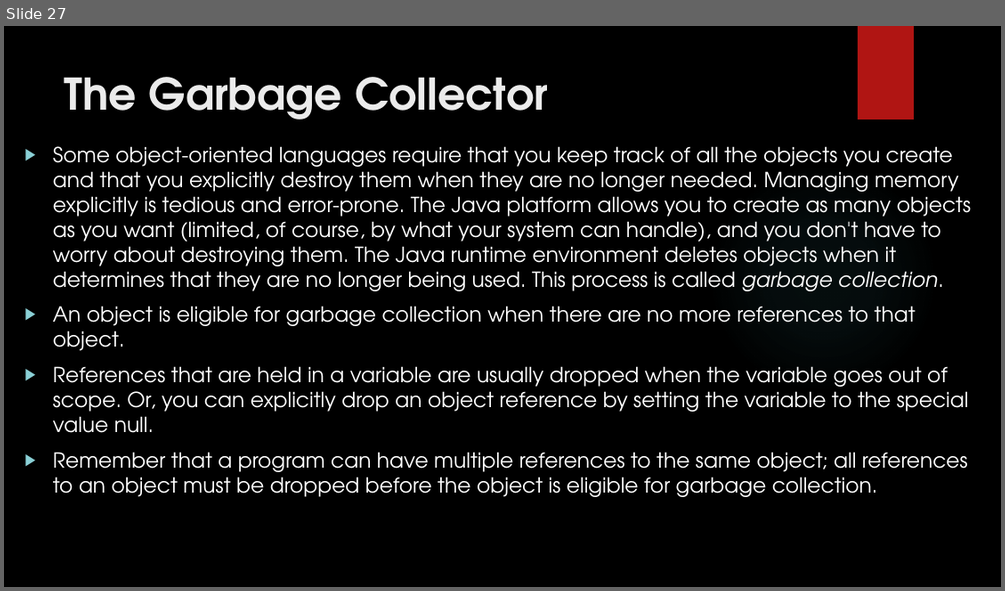
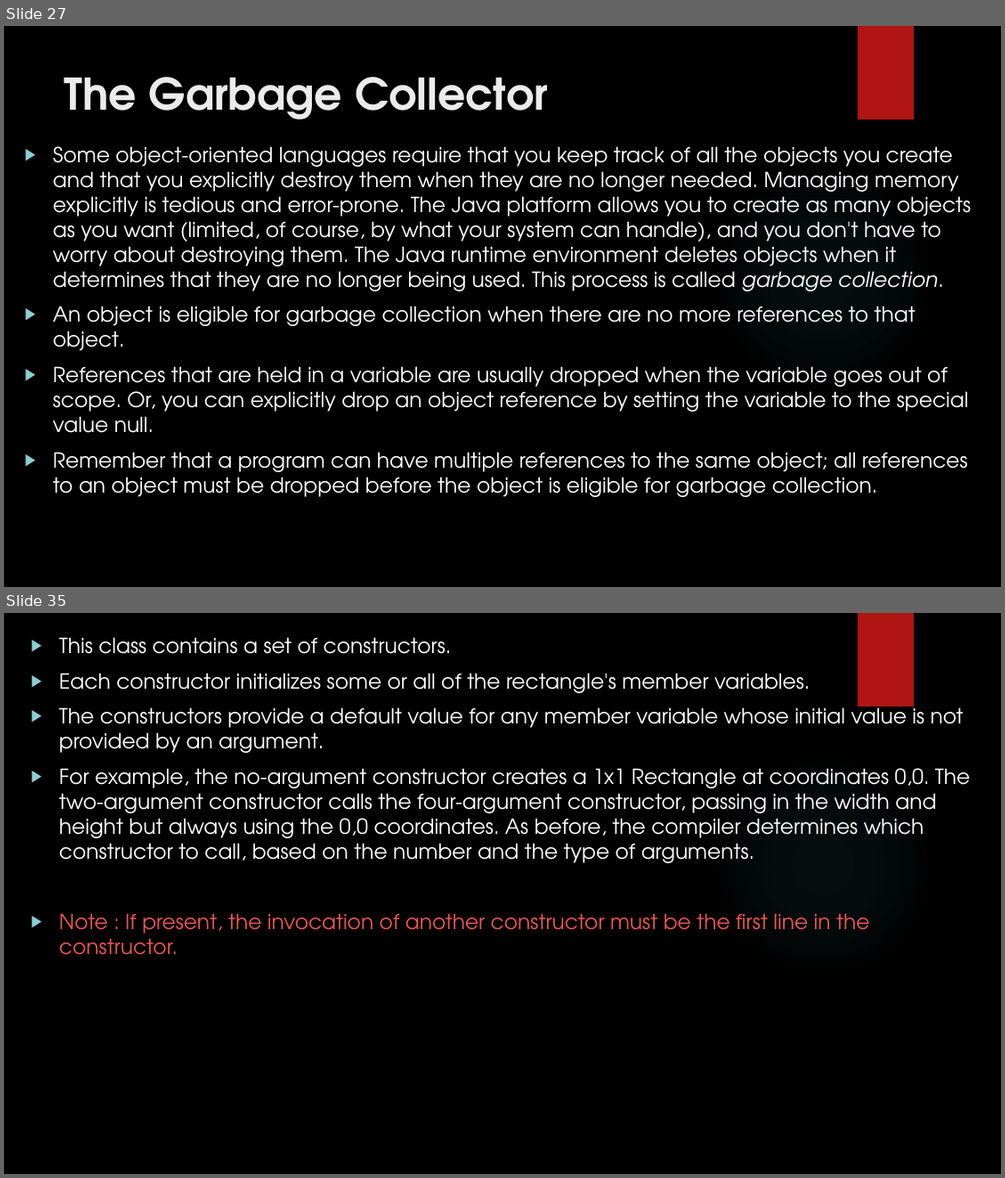
Before and after one commit to sekhar12333/Java_ppts, a slide deck: 04_10_2018/Classes.pptx. Shown one above the other, each under a label of ours: slide 27 before the commit, slides 27 and 35 after it; the slides between them are not shown. The pictures are 1005x591 and 1005x1178 pixels, drawn with LibreOffice and Linux fonts; fonts in the diff are those of the drawing; background and template pictures are left out. Boxes give left, top, right and bottom in pixels: in the first picture for what was removed or moved away, otherwise in the second. Text is boxed around its words. In the diff, an @@ line names an element or a change of style, - is before the commit and + after.

```diff
--- a/04_10_2018/Classes.pptx
+++ b/04_10_2018/Classes.pptx
@@ slide 35 added at [4, 613, 1001, 1174], background picture (left out); not listed: 2 template elements that a slide beside it also shows @@
@@ text added at [59, 637, 970, 955], 20 pt, text #FFFFFF @@
+▶ This class contains a set of constructors.
+▶ Each constructor initializes some or all of the rectangle's member variables.
+▶ The constructors provide a default value for any member variable whose initial value is not provided by an argument.
+▶ For example, the no-argument constructor creates a 1x1 Rectangle at coordinates 0,0. The two-argument constructor calls the four-argument constructor, passing in the width and height but always using the 0,0 coordinates. As before, the compiler determines which constructor to call, based on the number and the type of arguments.
+▶ Note : If present, the invocation of another constructor must be the first line in the constructor.
```
Also in this commit, not shown: 26 other slides added.
